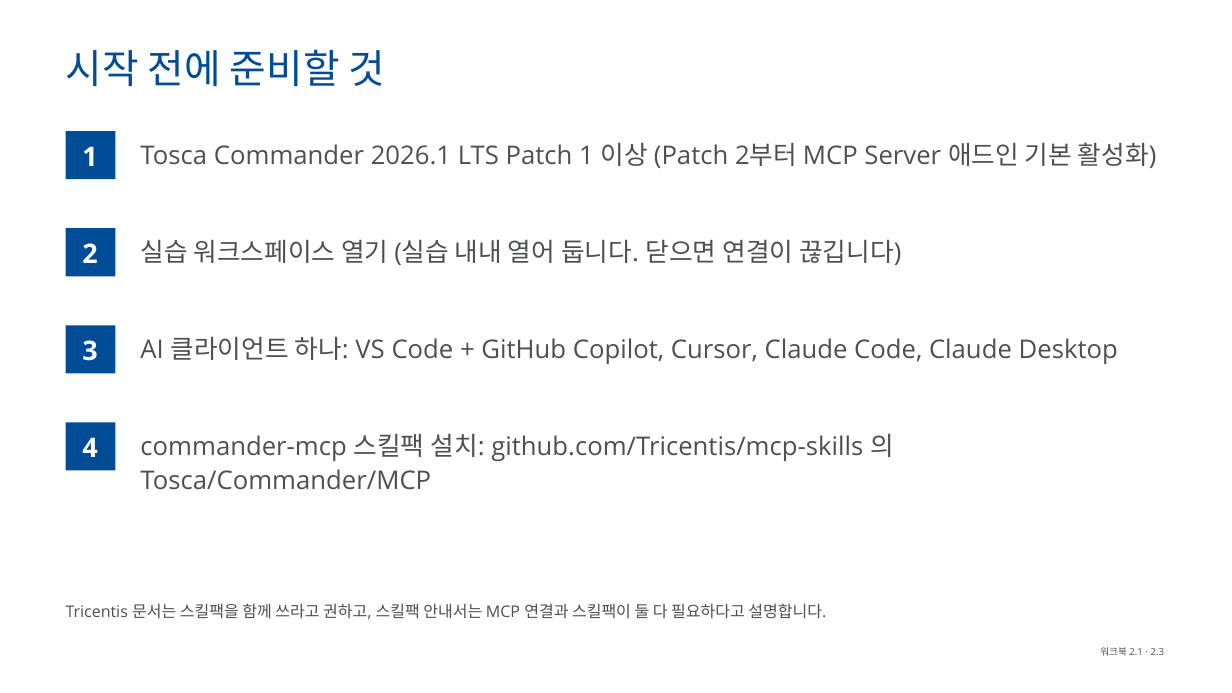
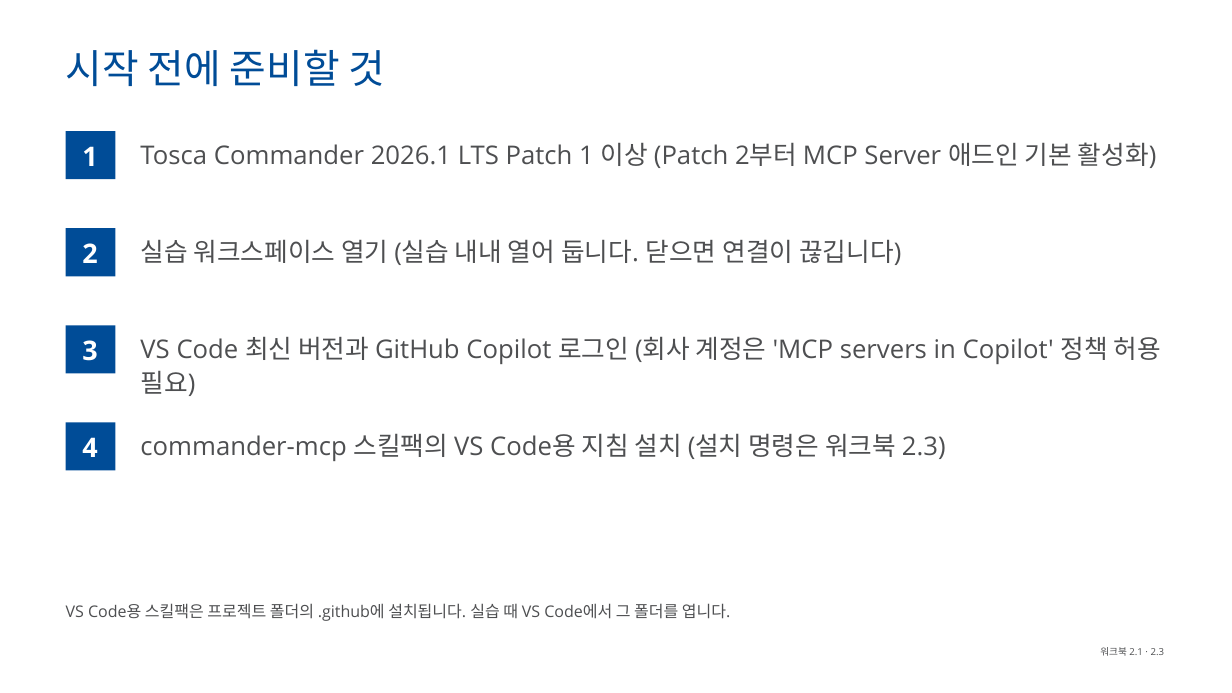
Before and after one commit to tjkim0725/Agent, a slide deck: slide 14 of tosca-mcp-training/Tosca_Commander_MCP_교육자료.pptx. Drawn at 1232x693 pixels with LibreOffice and Linux fonts; fonts in the diff are those of the drawing; background and template pictures are left out. Boxes give left, top, right and bottom in pixels: in the first picture for what was removed or moved away, otherwise in the second. Text is boxed around its words. In the diff, an @@ line names an element or a change of style, - is before the commit and + after.

```diff
--- a/tosca-mcp-training/Tosca_Commander_MCP_교육자료.pptx
+++ b/tosca-mcp-training/Tosca_Commander_MCP_교육자료.pptx
@@ text at [140,336,1161,396]: text changed @@
-AI 클라이언트 하나: VS Code + GitHub Copilot, Cursor, Claude Code, Claude Desktop
+VS Code 최신 버전과 GitHub Copilot 로그인 (회사 계정은 'MCP servers in Copilot' 정책 허용 필요)
@@ text at [140,433,946,461]: text changed @@
-commander-mcp 스킬팩 설치: github.com/Tricentis/mcp-skills 의 Tosca/Commander/MCP
+commander-mcp 스킬팩의 VS Code용 지침 설치 (설치 명령은 워크북 2.3)
@@ text at [66,603,731,621]: text changed @@
-Tricentis 문서는 스킬팩을 함께 쓰라고 권하고, 스킬팩 안내서는 MCP 연결과 스킬팩이 둘 다 필요하다고 설명합니다.
+VS Code용 스킬팩은 프로젝트 폴더의 .github에 설치됩니다. 실습 때 VS Code에서 그 폴더를 엽니다.
```
Also in this commit, not shown: 35 other slides changed, 7 slides added, 7 slides removed, 8 other files.
